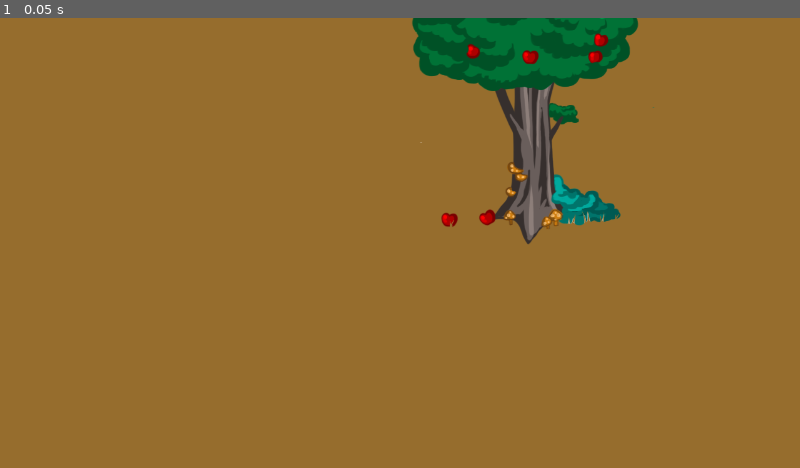
Above: before the commit, frame 1.
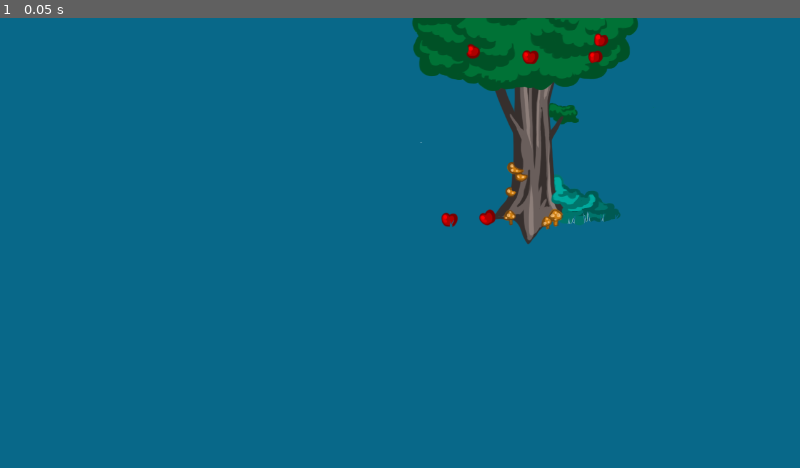
Above: after the commit, the same moment.

Repository: ArtronicsGame/Heroes
Game: Godot game, scene res://Scenes/Panel.tscn
Same seed, same stepped clock (60 frames per second), same inputs: the game is played once before the commit and once after it.
Inputs:
- Up to frame 1 (0.05 s): no input

The runs differ from the first frame. In frame 1, 94% of the frame differs, in the area x 0-100%, y 0-100%.

Commit message:
Background color changed

Diff:
--- a/Scenes/MasterPlayer.tscn
+++ b/Scenes/MasterPlayer.tscn
@@ -2,9 +2,9 @@
 
 [ext_resource path="res://Scenes/SlavePlayer.tscn" type="PackedScene" id=1]
 
-[node name="Area2D" index="0" instance=ExtResource( 1 )]
+[node name="Area2D" instance=ExtResource( 1 )]
 _sections_unfolded = [ "Script", "Transform", "Z Index" ]
-updateInterval = 100
+updateInterval = 30
 
 [node name="AnimatedSprite" parent="." index="0"]
 z_as_relative = false
--- a/Scenes/Panel.tscn
+++ b/Scenes/Panel.tscn
@@ -5,7 +5,7 @@
 [ext_resource path="res://Sprits/tree.png" type="Texture" id=3]
 [ext_resource path="res://Scenes/Logic.tscn" type="PackedScene" id=4]
 
-[node name="Root" type="Node2D"]
+[node name="Root" type="Node2D" index="0"]
 position = Vector2( 512, 300 )
 script = ExtResource( 1 )
 _sections_unfolded = [ "Script", "Transform", "Z Index", "script" ]
--- a/project.godot
+++ b/project.godot
@@ -115,5 +115,5 @@
 [rendering]
 
 quality/driver/driver_name="GLES2"
-environment/default_clear_color=Color( 0.589844, 0.428738, 0.177414, 1 )
+environment/default_clear_color=Color( 0.0313726, 0.407843, 0.537255, 1 )
 environment/default_environment="res://default_env.tres"
